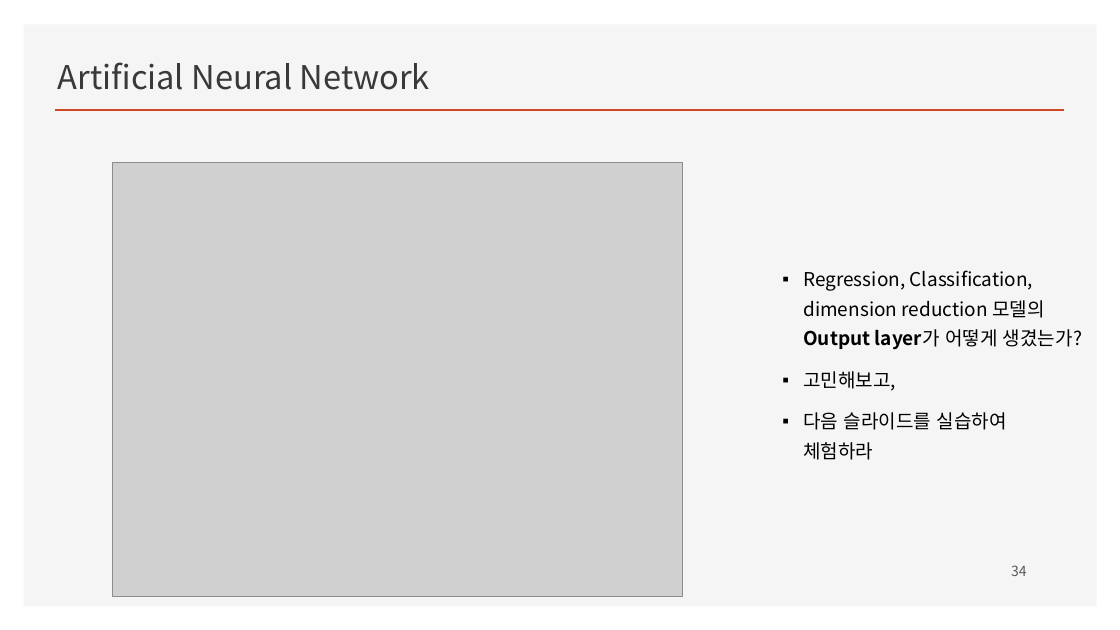
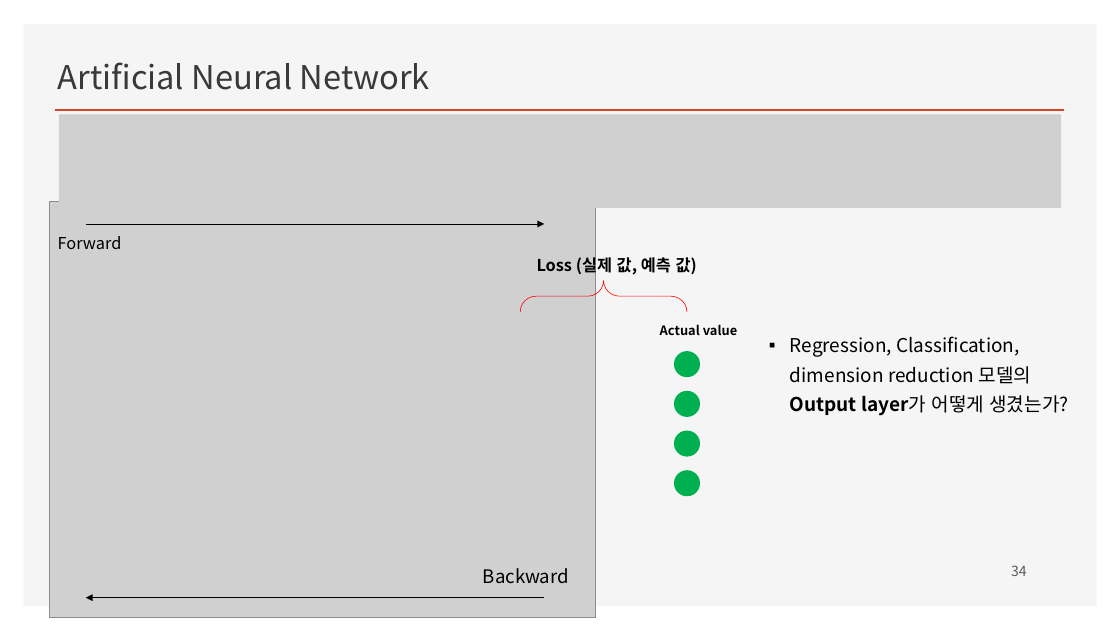
Before and after one commit to ancestor9/mathematics-for-machine-learning, a slide deck: slide 34 of Linear_Algebra/w4_Perceptron_Regression.pptx. Drawn at 1120x630 pixels with LibreOffice and Linux fonts; fonts in the diff are those of the drawing; grey boxes stand for pictures; background and template pictures are left out. Boxes give left, top, right and bottom in pixels: in the first picture for what was removed or moved away, otherwise in the second. Text is boxed around its words. In the diff, an @@ line names an element or a change of style, - is before the commit and + after.

```diff
--- a/Linear_Algebra/w4_Perceptron_Regression.pptx
+++ b/Linear_Algebra/w4_Perceptron_Regression.pptx
@@ picture added at <box>59,114,1061,208</box> @@
@@ picture: place and size @@
-picture at <box>113,163,682,597</box>
+picture at <box>50,202,596,617</box>
@@ text added at <box>58,236,122,249</box>, 14 pt, text #000000 @@
+Forward
@@ arrow added from (86, 224) to (544, 224), #000000 0.5 pt @@
@@ text added at <box>537,254,697,276</box>, 14 pt, text #000000, bold @@
+Loss (실제 값, 예측 값)
@@ right brace added at <box>521,280,687,312</box>, outline #FF0000 0.5 pt @@
@@ text added at <box>660,324,737,335</box>, 11 pt, text #000000, bold @@
+Actual value
@@ text "Regression, Classification, dimension reduction 모델의 ...": place and size @@
-text "Regression, Classification, dimension reduction 모델의 ..." at <box>803,270,1082,460</box>
+text "Regression, Classification, dimension reduction 모델의 ..." at <box>790,336,1068,416</box>
@@ ellipse added at <box>675,352,700,377</box>, fill #00B050, outline #00B050 1 pt @@
@@ text at <box>803,371,1007,460</box>: paragraphs removed @@
-▪ 고민해보고,
-▪ 다음 슬라이드를 실습하여 체험하라
@@ ellipse added at <box>675,392,700,417</box>, fill #00B050, outline #00B050 1 pt @@
@@ ellipse added at <box>675,431,700,456</box>, fill #00B050, outline #00B050 1 pt @@
@@ ellipse added at <box>675,471,700,496</box>, fill #00B050, outline #00B050 1 pt @@
@@ text added at <box>483,568,569,583</box>, 16 pt, text #000000 @@
+Backward
@@ arrow added from (544, 598) to (86, 598), #000000 0.5 pt @@
```
